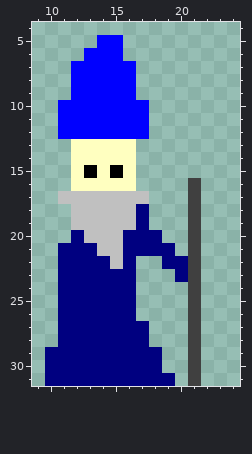
Pixel-art sprite, stored at GAME_TP_2.gmx/sprites/images/spr_player2_down_1.png. The picture above was drawn from the file before the commit.
The file is 32x32 pixels. Pixels under 10% opacity are left out. Shown: x 9..24, y 4..31.
Now the later version:
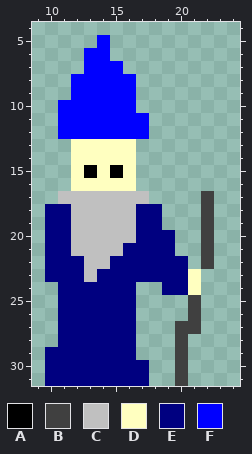
Palette (. is transparent): A #000000  B #404040  C #c0c0c0  D #ffffc0  E #000080  F #0000ff
The exact change:
Colour B now appears in rows 17 to 22 at x 22; in rows 27 to 31 at x 20.
The author changed colour E to colour C in row 20 at x 12 and 16; in row 21 at x 12 to 13; in row 22 at x 13 to 14; in row 23 at x 13.
The author changed colour B to colour D in rows 23 to 24 at x 21.
Colour E now appears in rows 18 to 19 at x 10 to 11 and 18; in row 20 at x 10 to 11 and 19; in row 21 at x 10; in row 22 at x 10 and 17 to 18; in row 23 at x 10 and 17 to 19; in row 24 at x 19 to 20.
The author changed colour C to colour E in row 22 at x 15.
Colour B is gone in rows 16 to 22 at x 21; in rows 28 to 31 at x 21.
Colour E is gone in rows 27 to 28 at x 17; in row 29 at x 17 to 18; in row 30 at x 18; in row 31 at x 18 to 19.
Colour F is gone in rows 5 to 6 at x 15; in row 7 at x 12 and 16; in row 10 at x 17.
Where, in picture pixels (left, top, right, bottom), the same in both pictures:
erased: (71, 35, 149, 113)
changed: (45, 178, 214, 386)
